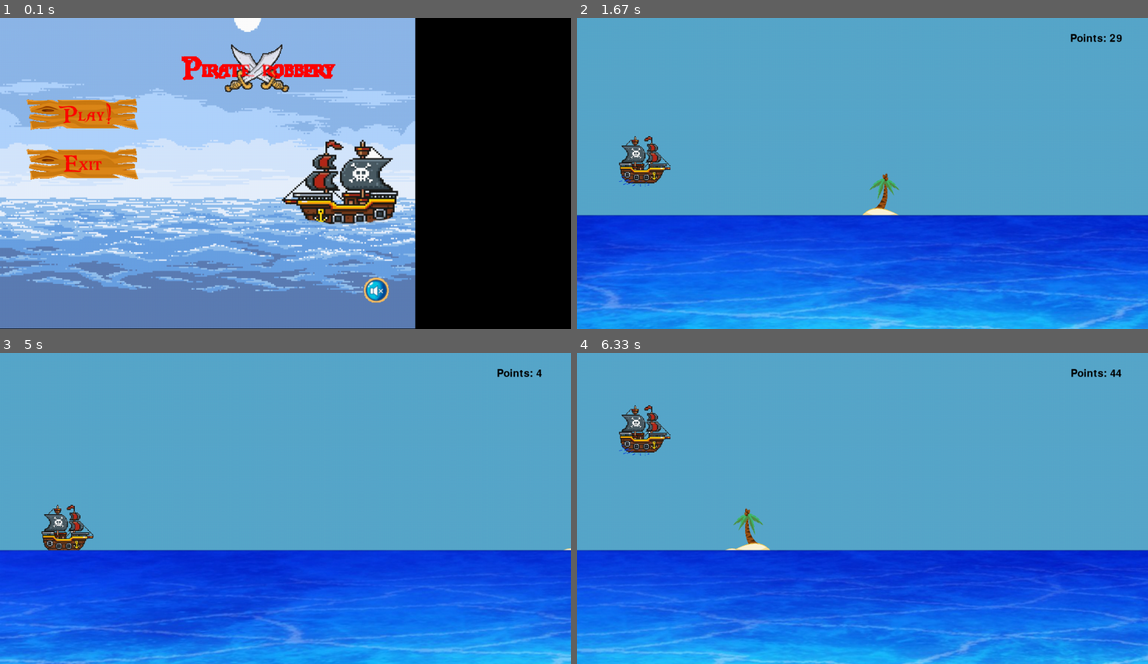
Above: before the commit, frames 1-4 (two rows, left to right).
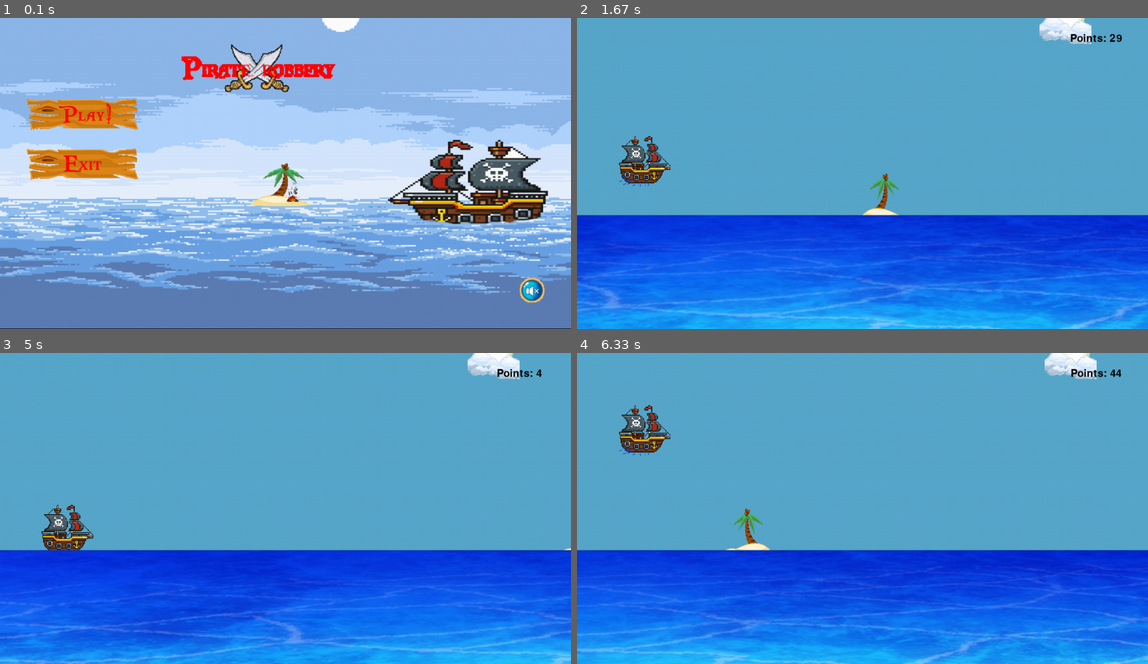
Above: after the commit, the same moments.

Repository: Unicreaste/PyGame-Project
Game: pygame game, started from Game.py
Two runs of this game, one before a commit and one after it. Both use one fixed random seed, a clock stepped at 60 frames per second and the inputs below.
Inputs (mouse positions are in pixels of both pictures, inside the frame that each line leads up to):
- Up to frame 1 (0.1 s): no input
- Up to frame 2 (1.67 s): click (656, 114) at 0.38 s; hold Up 0.67-1.13 s; hold Up from 1.5 s (still down)
- Up to frame 3 (5 s): release Up at 1.87 s; hold Down from 4.83 s (still down)
- Up to frame 4 (6.33 s): release Down at 5.2 s; hold Up 5.23-5.53 s; hold Up 5.9-6.27 s

The runs differ from the first frame. In frame 1, 44% of the frame differs, in the area x 0-100%, y 0-100%; in frame 2, 0.6%; in frame 3, 0.6%; in frame 4, 0.6%.

Commit message:
Добавленно солнце и облака

Diff:
--- a/Game.py
+++ b/Game.py
@@ -4,7 +4,7 @@
 
 pygame.init()
 
-display_width = 800
+display_width = 1100
 display_height = 600
 MOVE_SPEED = 7
 
@@ -32,6 +32,10 @@
 SMALL_LANDS = [pygame.image.load(os.path.join("Assets/lands", "Островок.png")),
                pygame.image.load(os.path.join("Assets/lands", "Островок2.png")),
                pygame.image.load(os.path.join("Assets/lands", "Островок3.png"))]
+
+CLOUD = pygame.image.load(os.path.join("Assets/Other", "Cloud.png"))
+
+SAN = pygame.image.load(os.path.join("Assets/Other", "San.png"))
 
 BG = pygame.image.load(os.path.join("Assets/Other", "Море.png"))
 
@@ -94,6 +98,41 @@
         SCREEN.blit(self.image, (self.dino_rect.x, self.dino_rect.y))
 
 
+class San:
+    def __init__(self):
+        self.x = random.randint(800, 1000)
+        self.y = random.randint(50, 100)
+        self.image = SAN
+        self.width = self.image.get_width()
+
+    def update(self):
+        self.x += game_speed // 200
+        if self.x < -self.width:
+            self.x = SCREEN_WIDTH + random.randint(2500, 3000)
+            self.y = random.randint(50, 100)
+
+    def draw(self, SCREEN):
+        SCREEN.blit(self.image, (self.x, -50))
+
+
+
+class Cloud:
+    def __init__(self):
+        self.x = SCREEN_WIDTH + random.randint(800, 1000)
+        self.y = random.randint(50, 100)
+        self.image = CLOUD
+        self.width = self.image.get_width()
+
+    def update(self):
+        self.x -= game_speed
+        if self.x < -self.width:
+            self.x = SCREEN_WIDTH + random.randint(2500, 3000)
+            self.y = random.randint(50, 100)
+
+    def draw(self, SCREEN):
+        SCREEN.blit(self.image, (self.x, self.y))
+
+
 class Obstacle:
     def __init__(self, image, type):
         self.image = image
@@ -122,6 +161,8 @@
     run = True
     clock = pygame.time.Clock()
     player = Ship()
+    cloud = Cloud()
+    san = San()
     game_speed = 20
     x_pos_bg = 0
     y_pos_bg = 380
@@ -175,6 +216,12 @@
                 menu(death_count)
 
         background()
+
+        cloud.draw(SCREEN)
+        cloud.update()
+
+        san.draw(SCREEN)
+        san.update()
 
         score()
 
@@ -295,7 +342,7 @@
         self.image = SoundButton.image
         self.rect = self.image.get_rect()
         while True:
-            self.rect.topleft = (700, 500)
+            self.rect.topleft = (1000, 500)
             if len(pygame.sprite.spritecollide(self, all_sprites, False)) == 1:
                 break
 
Binary file added: Assets/Other/Cloud.png
Binary file added: Assets/Other/San.png
Binary file changed: Фон.png
